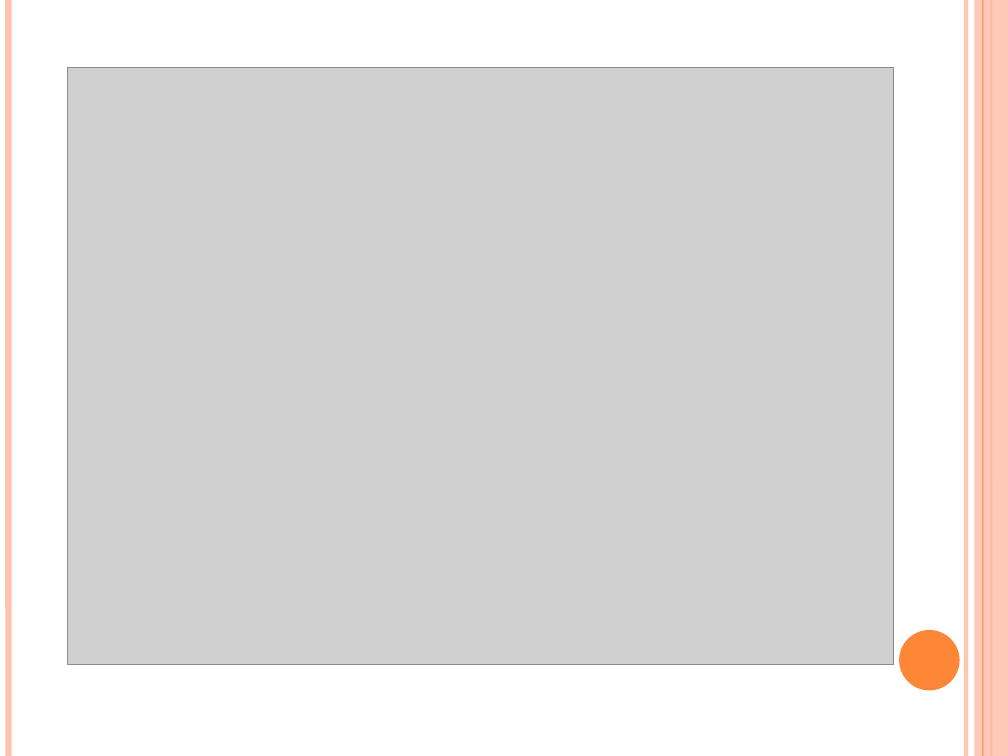
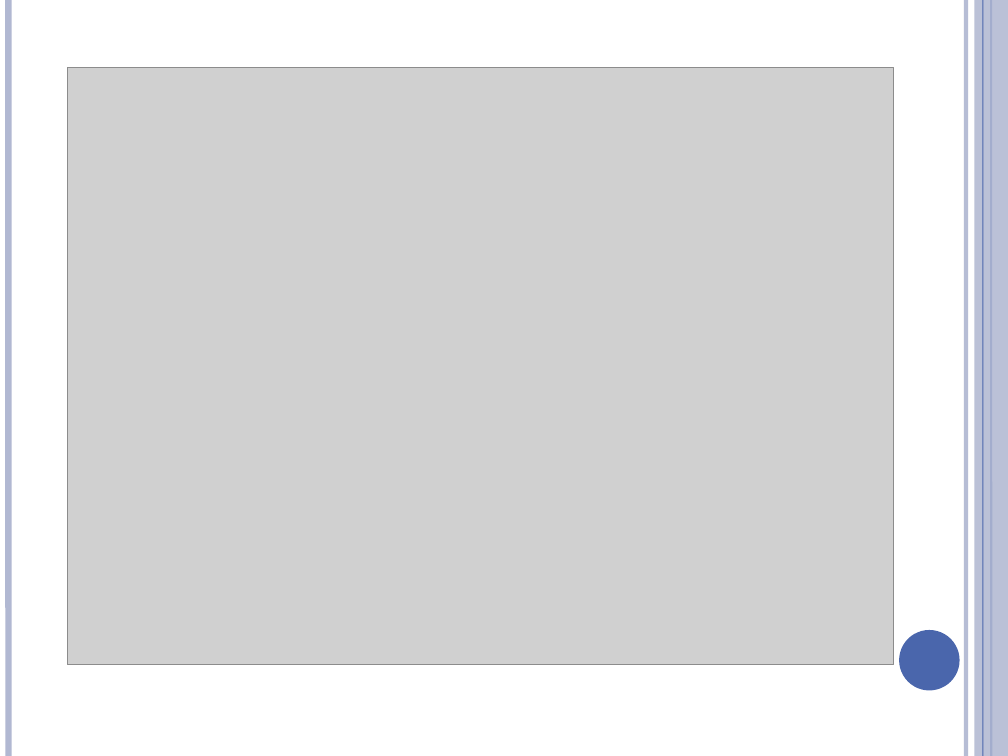
Before and after one commit to jburns1234/Starbucks-Testing, a slide deck: slide 6 of presentation.pptx (slide 4 before the commit). Drawn at 1008x756 pixels with LibreOffice and Linux fonts; fonts in the diff are those of the drawing; grey boxes stand for pictures. Boxes give left, top, right and bottom in pixels: in the first picture for what was removed or moved away, otherwise in the second. Text is boxed around its words. In the diff, an @@ line names an element or a change of style, - is before the commit and + after.

```diff
--- a/presentation.pptx
+++ b/presentation.pptx
@@ line (8, 0) - (8, 756): stroke #FEC3AE 4.5 pt to #B2B8D2 4.5 pt @@
@@ line (966, 0) - (966, 756): stroke #FEC3AE 3 pt to #B2B8D2 3 pt @@
@@ rectangle at bbox=[975, 0, 1008, 756]: fill #FEC3AE at 87% opacity to #B2B8D2 at 87% opacity @@
@@ line (983, 0) - (983, 756): stroke #FE8637 0.75 pt to #4A66AC 0.75 pt @@
@@ line (991, 0) - (991, 756): stroke #FE8637 1.5 pt to #4A66AC 1.5 pt @@
@@ ellipse at bbox=[899, 630, 960, 690]: fill #FE8637 to #4A66AC @@
```
Also in this commit, not shown: 8 other slides changed, 12 slides added, 1 slide removed.
